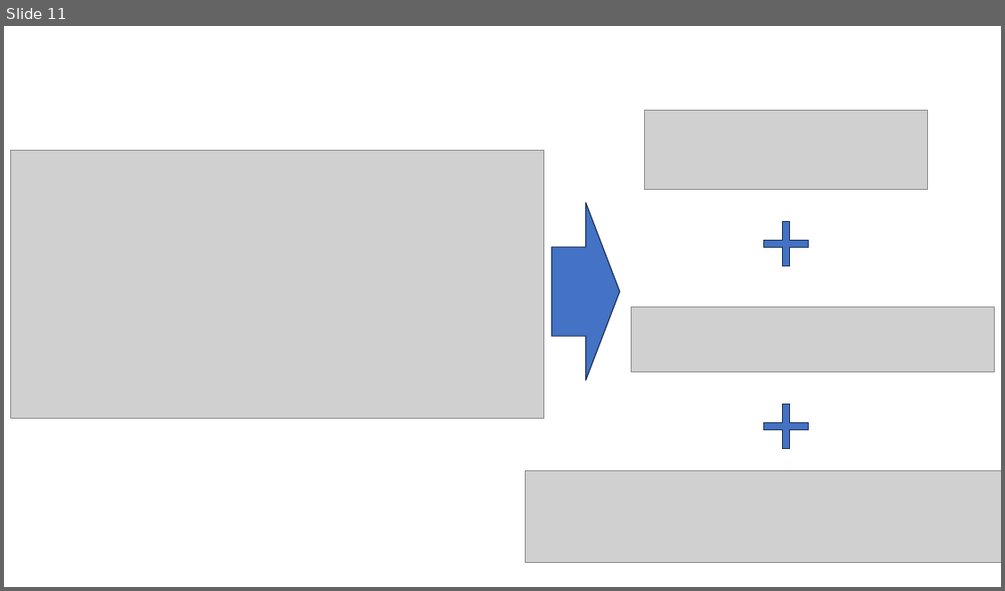
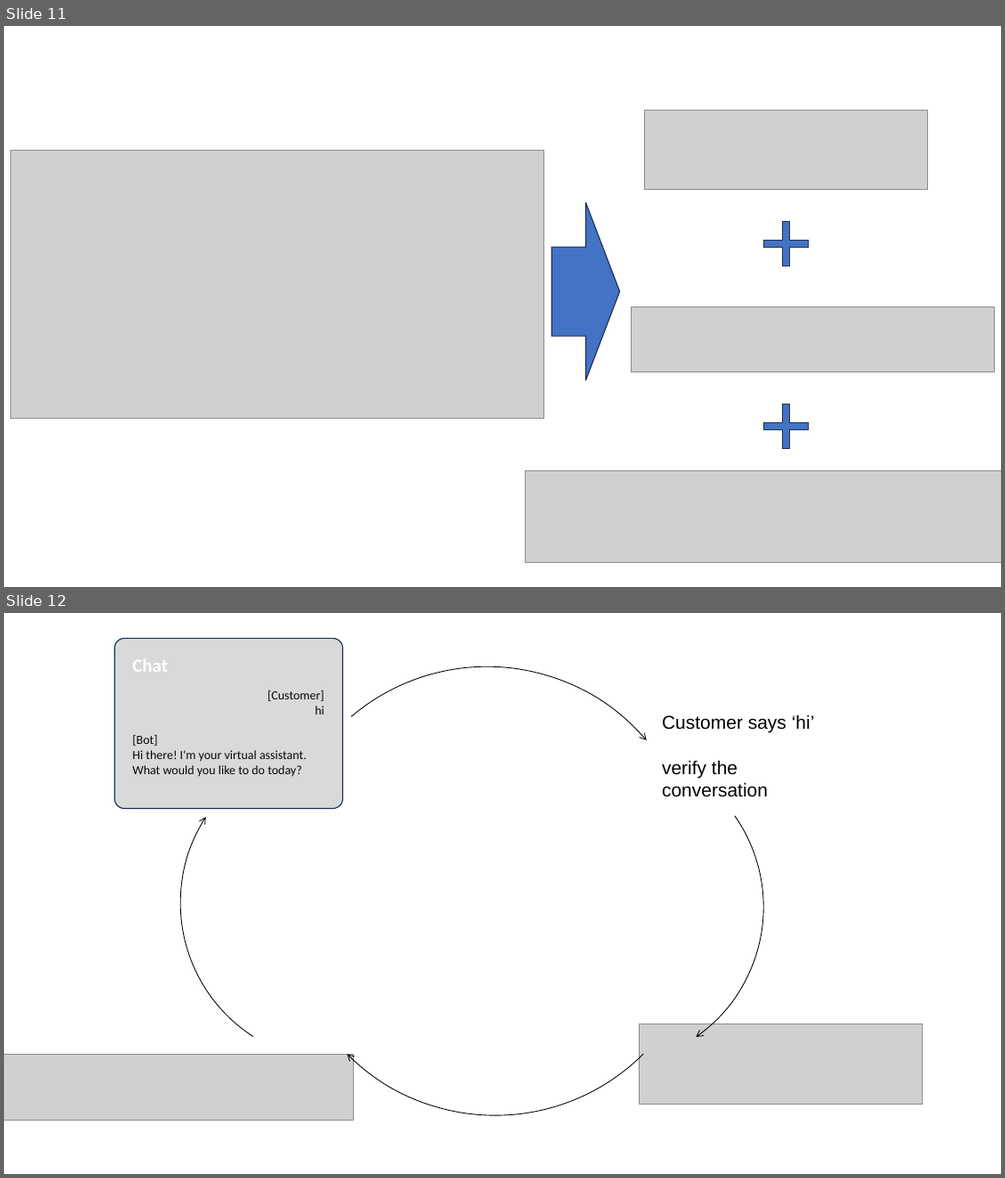
Before and after one commit to LearnWithLlew/TestingBetterWithApprovals.Slides, a slide deck: slides/Testing Better with Approvals.pptx. Shown one above the other, each under a label of ours: slide 11 before the commit, slides 11 and 12 after it. The pictures are 1005x591 and 1005x1178 pixels, drawn with LibreOffice and Linux fonts; fonts in the diff are those of the drawing; grey boxes stand for pictures. Boxes give left, top, right and bottom in pixels: in the first picture for what was removed or moved away, otherwise in the second. Text is boxed around its words. In the diff, an @@ line names an element or a change of style, - is before the commit and + after.

```diff
--- a/slides/Testing Better with Approvals.pptx
+++ b/slides/Testing Better with Approvals.pptx
@@ slide 12 added at <box>4,613,1001,1174</box>, background #FFFFFF @@
@@ rounded rectangle added at <box>114,639,343,808</box>, fill #D9D9D9, outline #1E3256 1 pt @@
@@ arc (boxed as its full ellipse) added at <box>192,613,782,1171</box>, outline #000000 0.75 pt @@
@@ arc (boxed as its full ellipse) added at <box>199,613,792,1174</box>, outline #000000 0.75 pt @@
@@ text added at <box>132,655,168,678</box>, 18 pt, text #FFFFFF, bold @@
+Chat
@@ arc (boxed as its full ellipse) added at <box>120,684,559,1123</box>, outline #000000 0.75 pt @@
@@ text added at <box>132,690,324,776</box>, 12 pt, text #080808 @@
+[Customer]
+hi
+[Bot]
+Hi there! I'm your virtual assistant.
+What would you like to do today?
@@ arc (boxed as its full ellipse) added at <box>383,686,826,1128</box>, outline #000000 0.75 pt @@
@@ text added at <box>662,714,815,797</box>, 18 pt, text #000000 @@
+Customer says ‘hi’
+verify the conversation
@@ picture added at <box>639,1023,922,1103</box> @@
@@ picture added at <box>4,1054,354,1120</box> @@
```
Also in this commit, not shown: 1 slide changed, 4 other slides added, 1 slide removed, 1 other file.
